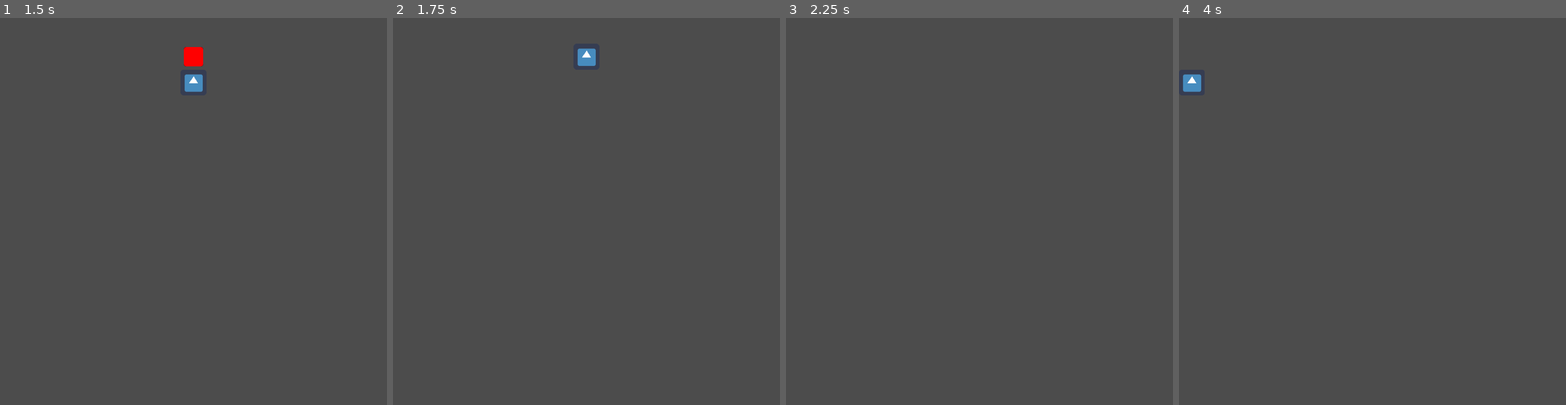
Above: before the commit, frames 1-4 (left to right).
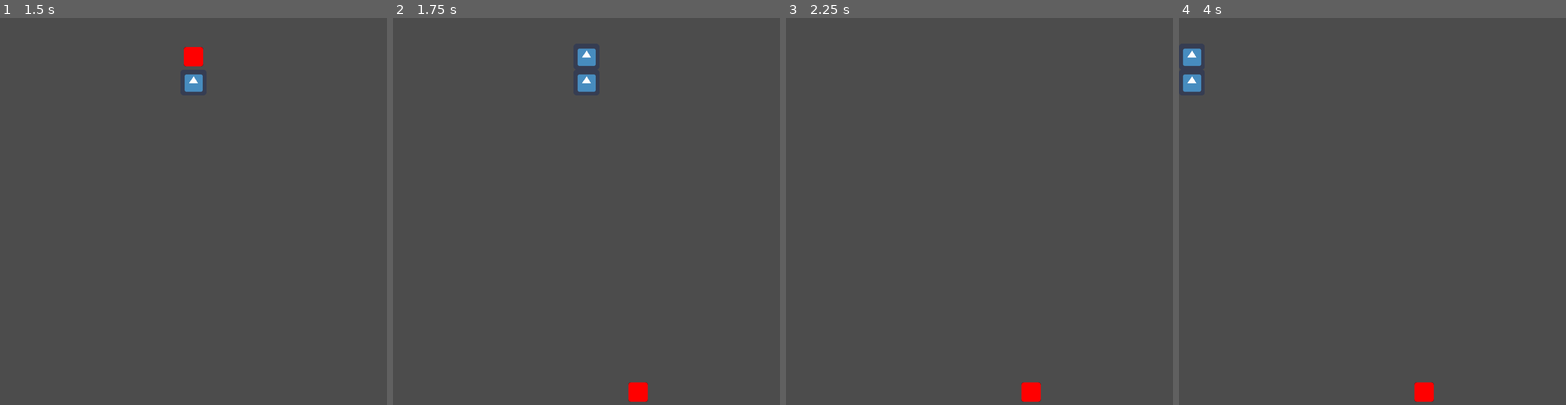
Above: after the commit, the same moments.

Repository: Jacopo-G/game-dev-learning
Game: Godot game, scene res://MainGame.tscn
Same seed, same stepped clock (60 frames per second), same inputs: the game is played once before the commit and once after it. Before the commit the project has no main scene; this scene is started directly in both runs. The engine's default icon, where the game draws it, is replaced by a stand-in: a white triangle on a blue panel in a dark square.
Inputs:
- Up to frame 1 (1.5 s): tap Enter at 0.5 s; hold W (move_up) from 0.53 s (still down)
- Up to frame 2 (1.75 s): keep holding W (move_up)
- Up to frame 3 (2.25 s): release W (move_up) at 2.03 s; hold A (move_left) from 2.03 s (still down)
- Up to frame 4 (4 s): tap Space at 2.75 s; tap Enter at 3.5 s; release A (move_left) at 3.53 s; hold S (move_down) from 3.53 s (still down)

Frame 1 is identical in both runs. In frame 2, 0.5% of the frame differs, in the area x 47-66%, y 14-100%; in frame 3, 0.3%; in frame 4, 0.5%.

Commit message:
Made Snake Elongate

Diff:
--- a/Exploration/Snake/MainGame.gd
+++ b/Exploration/Snake/MainGame.gd
@@ -1,6 +1,7 @@
 extends Node2D
 
 var snake_body = [Vector2(7, 7)]
+var last_direction
 
 var apple_pos
 var index = Vector2.ZERO
@@ -10,22 +11,22 @@
 	spawn_apple()
 
 func spawn_apple():
-	apple_pos = Vector2(rand_range(0, 15), rand_range(0, 15))
+	apple_pos = Vector2(float(floor(rand_range(0, 15))), float(floor(rand_range(0, 15))))
 	$SnakeAppleMap.set_cell(apple_pos.x, apple_pos.y, 1, false, false, false, index)
 
 var direction = Vector2.ZERO
 
 func _process(_delta):
-	if Input.is_action_pressed("move_right") and direction.x != -1:
+	if Input.is_action_pressed("move_right") and last_direction.x != -1:
 		direction.x = 1
 		direction.y = 0
-	elif Input.is_action_pressed("move_left") and direction.x != 1:
+	elif Input.is_action_pressed("move_left") and last_direction.x != 1:
 		direction.x = -1
 		direction.y = 0
-	elif Input.is_action_pressed("move_down") and direction.y != -1:
+	elif Input.is_action_pressed("move_down") and last_direction.y != -1:
 		direction.y = 1
 		direction.x = 0
-	elif Input.is_action_pressed("move_up") and direction.y != 1:
+	elif Input.is_action_pressed("move_up") and last_direction.y != 1:
 		direction.y = -1
 		direction.x = 0
 
@@ -35,10 +36,13 @@
 
 func _on_SnakeGameTick_timeout():
 	snake_body.append(Vector2(snake_body[-1].x + direction.x, snake_body[-1].y + direction.y))
+	print(apple_pos, snake_body)
 	if apple_pos in snake_body:
-		print(snake_body)
+		pass
+		spawn_apple()
 	else:
 		$SnakeAppleMap.set_cell(snake_body[0].x, snake_body[0].y, -1, false, false, false, index)
 		snake_body.remove(0)
-		print(snake_body)
+#		print(snake_body)
+	last_direction = direction
 	make_snake()
--- a/Exploration/Snake/project.godot
+++ b/Exploration/Snake/project.godot
@@ -11,6 +11,7 @@
 [application]
 
 config/name="Snake"
+run/main_scene="res://MainGame.tscn"
 config/icon="res://assets/icon.png"
 
 [display]
